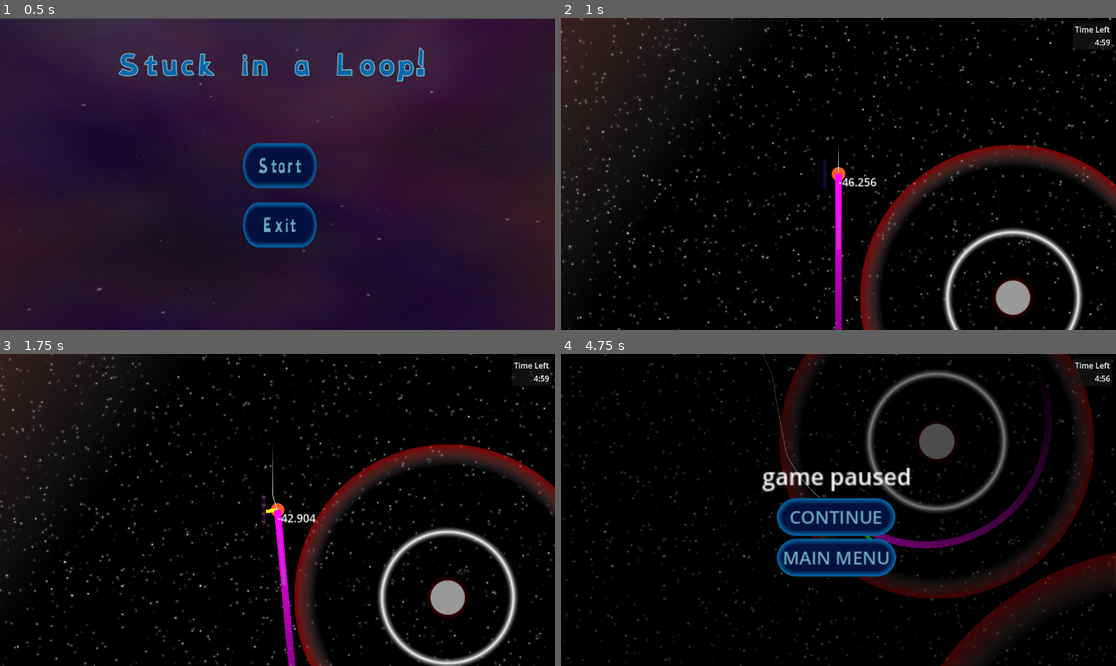
Above: before the commit, frames 1-4 (two rows, left to right).
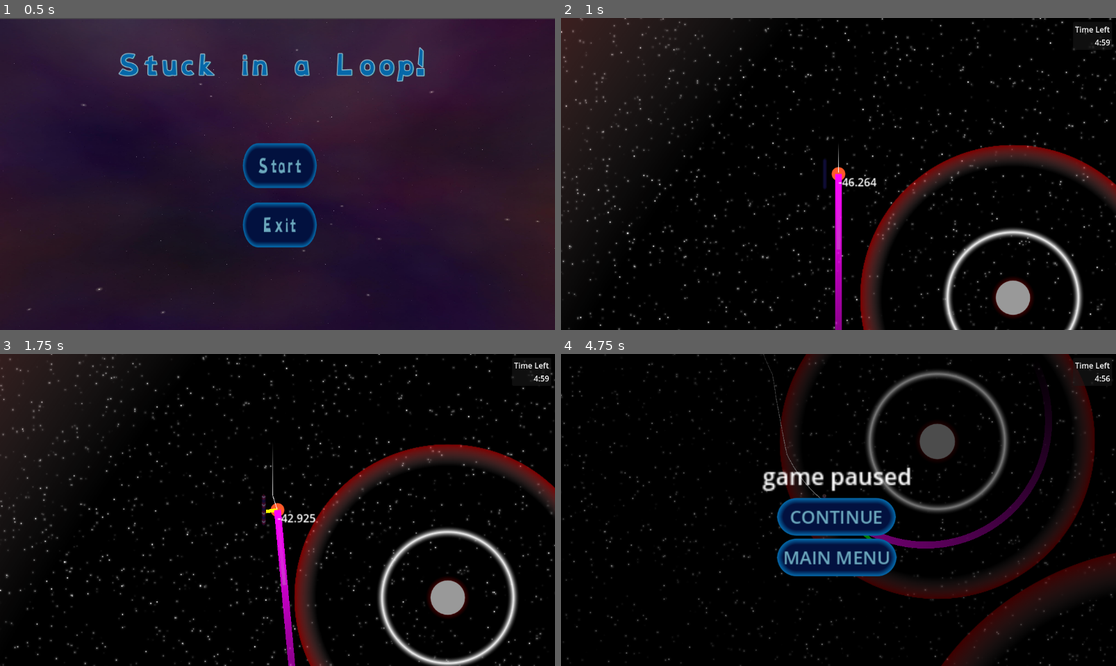
Above: after the commit, the same moments.

Repository: CrankGameDev/StuckInALoopGameJam
Game: Godot game, scene res://UI/start_screen.tscn
Two runs of this game, one before a commit and one after it. Both use one fixed random seed, a clock stepped at 60 frames per second and the inputs below.
Inputs (mouse positions are in pixels of both pictures, inside the frame that each line leads up to):
- Up to frame 1 (0.5 s): no input
- Up to frame 2 (1 s): click "Start" at 0.5 s
- Up to frame 3 (1.75 s): tap Enter (ui_accept) at 1.25, 1.52 s; move the mouse to (399, 494) at 1.27 s; press the mouse at (399, 494) at 1.28 s; hold Right (ui_right) from 1.28 s (still down)
- Up to frame 4 (4.75 s): move the mouse to (727, 525) at 2.02 s; release Right (ui_right) at 2.03 s; release the mouse at (727, 525) at 2.03 s; hold Down (ui_down) 2.03-2.75 s; click (727, 525) at 2.1 s; tap Enter (ui_accept) at 2.27, 4.52 s; click "CONTINUE" at 2.75 s; move the mouse to (894, 441) at 3.52 s; press the mouse at (894, 441) at 3.53 s; hold Right (ui_right) 3.53-4.28 s; move the mouse to (810, 572) at 4.27 s; release the mouse at (810, 572) at 4.28 s; hold Up (ui_up) from 4.28 s (still down); click (810, 572) at 4.35 s

Frame 1 is identical in both runs. In frame 2, less than 0.1% of the frame differs, in the area x 0-99%, y 0-99%; in frame 3, 0.2%; in frame 4, 1.7%, in the area x 0-100%, y 0-100%.

Commit message:
let god sort em out

Diff:
--- a/character_body_2d.gd
+++ b/character_body_2d.gd
@@ -9,6 +9,10 @@
 var simLength : float = 0
 
 var refuelling : bool = false
+
+var isBeingPulled : bool = false
+var pullFactor : float = 1
+var pullDir : Vector2 = Vector2.ZERO
 
 var DEBUG : float = 0
 
@@ -30,12 +34,34 @@
 			var closeDist: float = 99999
 			#simulate_gravity(a)
 			var orbits = false
+			var inStar:bool = false
 			for i in a.size():
 				#print(a[i])
-				var result = simulate_gravity(a[i],global_position)
-				velocity += result*delta
-				if DEBUG > 0:
-					orbits = true
+				if !a[i].get_parent().star:
+					#print("not star")
+					$StarPullTimer.stop()
+					isBeingPulled = false
+					pullFactor = 1
+					#if pullDir != Vector2.ZERO:
+						#var cut = pullDir/1.2
+						#velocity -= cut
+						#pullDir -= cut
+					pullDir = Vector2.ZERO
+					var result = simulate_gravity(a[i],global_position)
+					velocity += result*delta
+					if DEBUG > 0:
+						orbits = true
+				else:
+					if isBeingPulled:
+						var starPos = a[i].get_parent().global_position
+						var direct = global_position.direction_to(starPos)
+						var final = direct*Vector2(pullFactor*delta,pullFactor*delta)
+						pullDir += direct*Vector2(pullFactor*delta,pullFactor*delta)
+						velocity += final
+						pullFactor = pullFactor*1.02
+						print(pullFactor)
+
+					inStar = true
 				#var pull = a[i].get_parent().pull
 				#var size = a[i].get_parent().size
 				#var gravity = a[i].get_parent().gravity
@@ -60,12 +86,15 @@
 				#print(c*Vector2(d-a[i].get_parent().size,d-a[i].get_parent().size))
 			if orbits:
 				if $FuelRegenTimer.is_stopped() and !refuelling:
-					print("start fuel timer")
+					#print("start fuel timer")
 					$FuelRegenTimer.start()
 			else:
+				if inStar:
+					if $StarPullTimer.is_stopped():
+						$StarPullTimer.start()
 				$FuelRegenTimer.stop()
 				refuelling = false
-				print("stop timer (no orbit)")
+				#print("stop timer (no orbit)")
 		else:
 			velocity = Vector2.ZERO
 
@@ -107,7 +136,7 @@
 			$LineThrust.points[1] = -point*20
 			$FuelRegenTimer.stop()
 			refuelling = false
-			print("stop timer (thrust)")
+			#print("stop timer (thrust)")
 		else:
 			$LineThrust.points[1] = Vector2.ZERO
 
@@ -174,6 +203,7 @@
 	var pull = input.get_parent().pull
 	var size = input.get_parent().size
 	var gravity = input.get_parent().gravity
+	var isStar = input.get_parent().star
 	var planetPos = input.global_position
 
 	var dist = pointPos.distance_to(planetPos)
@@ -192,4 +222,8 @@
 
 func _on_fuel_regen_timer_timeout() -> void:
 	refuelling = true
-	print("hi")
+	#print("hi")
+
+
+func _on_star_pull_timer_timeout() -> void:
+	isBeingPulled = true
--- a/levels/demo_level.tscn
+++ b/levels/demo_level.tscn
@@ -8,25 +8,28 @@
 [node name="Planet1" parent="." index="2" instance=ExtResource("2_ng8dm")]
 position = Vector2(254, 226)
 size = 25.0
+star = false
 
 [node name="Planet2" parent="." index="3" instance=ExtResource("2_ng8dm")]
 position = Vector2(591, 785)
 size = 15.0
 pull = 2.0
+star = false
 
 [node name="Planet4" parent="." index="4" instance=ExtResource("2_ng8dm")]
 position = Vector2(937, 985)
 size = 15.0
 pull = 2.0
+star = false
 
 [node name="Planet3" parent="." index="5" instance=ExtResource("2_ng8dm")]
 position = Vector2(1457, 382)
 pull = 0.5
+star = false
 
 [node name="Planet5" parent="." index="6" instance=ExtResource("2_ng8dm")]
 position = Vector2(2649, 2006)
 size = 100.0
 gravity = 0.5
 pull = 20.0
-
-[connection signal="pressed" from="Player/Camera/Panel/Label/VBoxContainer/Mainmenu" to="." method="_on_mainmenu_pressed"]
+star = true
--- a/planet.gd
+++ b/planet.gd
@@ -18,6 +18,8 @@
 		pull = value
 		_should_update = true
 		_update.call_deferred()
+
+@export var star: bool = false
 
 
 # Signifies whether an update is necessary.
--- a/scenes/player.tscn
+++ b/scenes/player.tscn
@@ -106,4 +106,9 @@
 wait_time = 5.0
 one_shot = true
 
+[node name="StarPullTimer" type="Timer" parent="."]
+wait_time = 2.0
+one_shot = true
+
 [connection signal="timeout" from="FuelRegenTimer" to="." method="_on_fuel_regen_timer_timeout"]
+[connection signal="timeout" from="StarPullTimer" to="." method="_on_star_pull_timer_timeout"]
